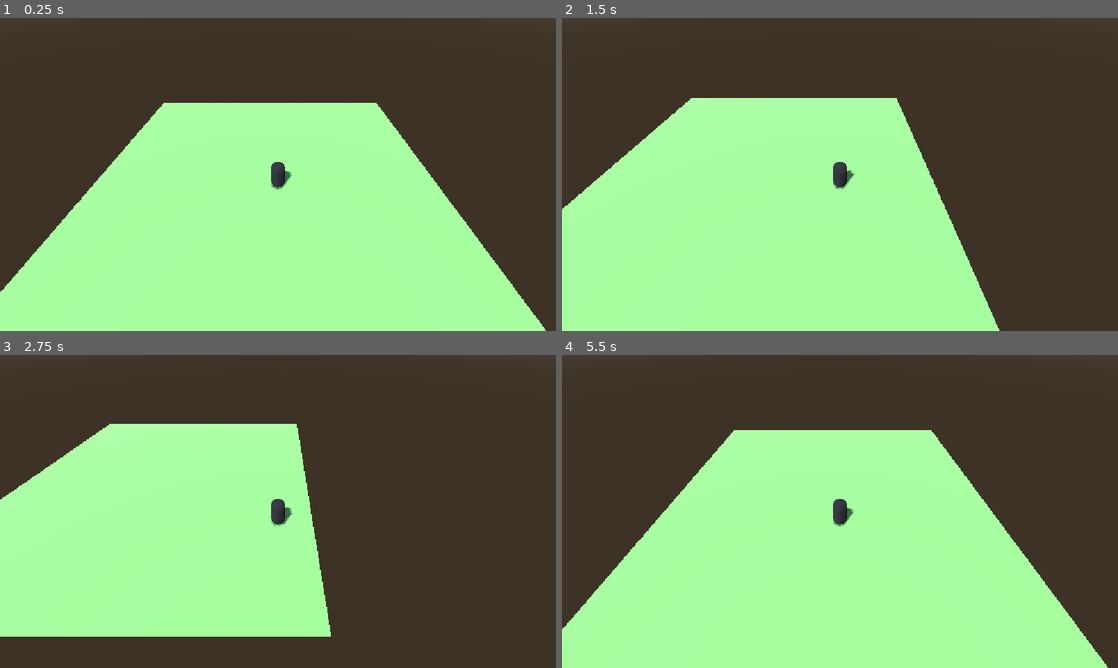
Above: before the commit, frames 1-4 (two rows, left to right).
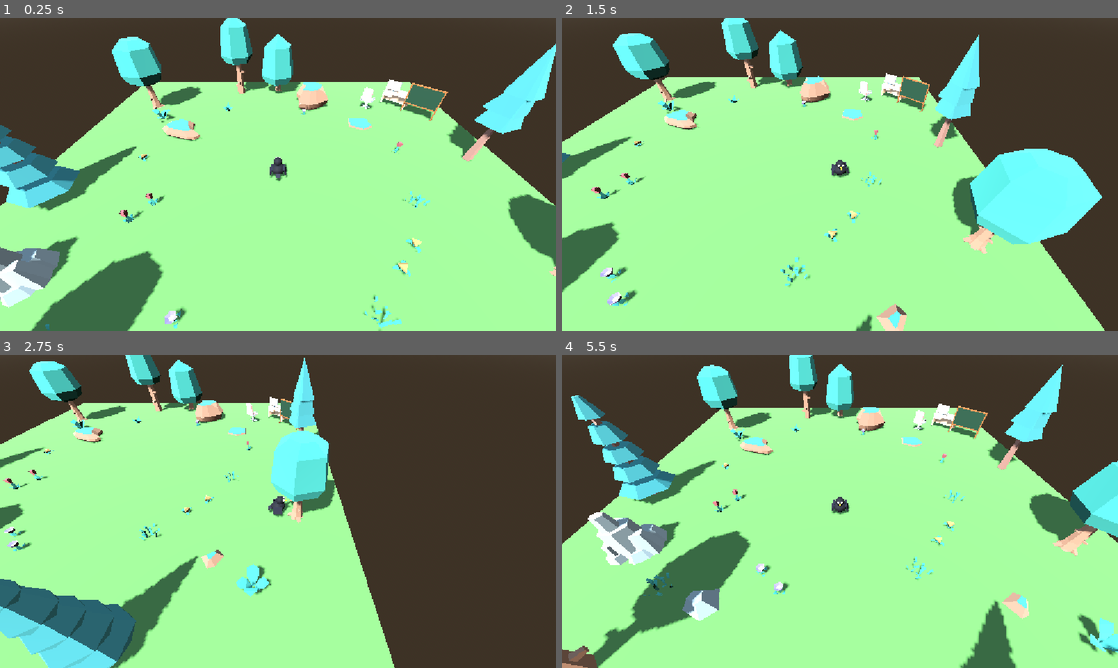
Above: after the commit, the same moments.

Repository: MatheusPatricioo/capivara-ia
Game: Godot game, scene res://scenes/world.tscn
Two runs of this game, one before a commit and one after it. Both use one fixed random seed, a clock stepped at 60 frames per second and the inputs below.
Inputs:
- Up to frame 1 (0.25 s): no input
- Up to frame 2 (1.5 s): tap Enter at 0.5 s; hold D (move_right) 0.53-1.28 s; hold S (move_backward) from 1.28 s (still down)
- Up to frame 3 (2.75 s): release S (move_backward) at 2.03 s; hold D (move_right) from 2.03 s (still down)
- Up to frame 4 (5.5 s): release D (move_right) at 2.78 s; hold W (move_forward) 2.78-3.53 s; hold A (move_left) 3.53-5.03 s; hold S (move_backward) from 5.03 s (still down)

The runs differ from the first frame. In frame 1, 30% of the frame differs, in the area x 0-100%, y 0-100%; in frame 2, 27%; in frame 3, 26%; in frame 4, 32%.

Commit message:
feat: add nature props, low-poly crow and workspace to the world

Diff:
--- /dev/null
+++ b/world/scenes/crow.tscn
@@ -0,0 +1,141 @@
+[gd_scene format=3]
+
+[ext_resource type="Script" uid="uid://dfity88r7mbwf" path="res://scripts/crow.gd" id="1_crow"]
+
+[sub_resource type="StandardMaterial3D" id="StandardMaterial3D_feathers"]
+albedo_color = Color(0.08, 0.08, 0.11, 1)
+roughness = 0.8
+
+[sub_resource type="StandardMaterial3D" id="StandardMaterial3D_wing_feathers"]
+albedo_color = Color(0.13, 0.13, 0.18, 1)
+roughness = 0.8
+
+[sub_resource type="StandardMaterial3D" id="StandardMaterial3D_beak"]
+albedo_color = Color(1, 0.62, 0.15, 1)
+
+[sub_resource type="StandardMaterial3D" id="StandardMaterial3D_eye_white"]
+albedo_color = Color(1, 1, 1, 1)
+
+[sub_resource type="StandardMaterial3D" id="StandardMaterial3D_pupil"]
+albedo_color = Color(0.02, 0.02, 0.02, 1)
+metallic_specular = 1.0
+roughness = 0.1
+
+[sub_resource type="SphereMesh" id="SphereMesh_torso"]
+material = SubResource("StandardMaterial3D_feathers")
+radius = 0.28
+height = 0.48
+radial_segments = 8
+rings = 4
+
+[sub_resource type="SphereMesh" id="SphereMesh_head"]
+material = SubResource("StandardMaterial3D_feathers")
+radius = 0.18
+height = 0.36
+radial_segments = 8
+rings = 4
+
+[sub_resource type="CylinderMesh" id="CylinderMesh_beak"]
+material = SubResource("StandardMaterial3D_beak")
+top_radius = 0.0
+bottom_radius = 0.06
+height = 0.16
+radial_segments = 4
+rings = 1
+
+[sub_resource type="SphereMesh" id="SphereMesh_eye_white"]
+material = SubResource("StandardMaterial3D_eye_white")
+radius = 0.05
+height = 0.1
+radial_segments = 8
+rings = 4
+
+[sub_resource type="SphereMesh" id="SphereMesh_pupil"]
+material = SubResource("StandardMaterial3D_pupil")
+radius = 0.025
+height = 0.05
+radial_segments = 8
+rings = 4
+
+[sub_resource type="BoxMesh" id="BoxMesh_wing"]
+material = SubResource("StandardMaterial3D_wing_feathers")
+size = Vector3(0.06, 0.28, 0.36)
+
+[sub_resource type="BoxMesh" id="BoxMesh_tail"]
+material = SubResource("StandardMaterial3D_wing_feathers")
+size = Vector3(0.18, 0.04, 0.22)
+
+[sub_resource type="CylinderMesh" id="CylinderMesh_leg"]
+material = SubResource("StandardMaterial3D_beak")
+top_radius = 0.025
+bottom_radius = 0.025
+height = 0.1
+radial_segments = 6
+rings = 1
+
+[sub_resource type="CapsuleShape3D" id="CapsuleShape3D_crow"]
+radius = 0.3
+height = 0.8
+
+[node name="Crow" type="CharacterBody3D"]
+script = ExtResource("1_crow")
+
+[node name="CrowCollision" type="CollisionShape3D" parent="."]
+position = Vector3(0, 0.4, 0)
+shape = SubResource("CapsuleShape3D_crow")
+
+[node name="Body" type="Node3D" parent="."]
+
+[node name="Torso" type="MeshInstance3D" parent="Body"]
+position = Vector3(0, 0.32, 0)
+mesh = SubResource("SphereMesh_torso")
+
+[node name="WingLeft" type="MeshInstance3D" parent="Body"]
+position = Vector3(-0.27, 0.32, 0.03)
+rotation_degrees = Vector3(0, 0, -15)
+mesh = SubResource("BoxMesh_wing")
+
+[node name="WingRight" type="MeshInstance3D" parent="Body"]
+position = Vector3(0.27, 0.32, 0.03)
+rotation_degrees = Vector3(0, 0, 15)
+mesh = SubResource("BoxMesh_wing")
+
+[node name="Tail" type="MeshInstance3D" parent="Body"]
+position = Vector3(0, 0.24, 0.3)
+rotation_degrees = Vector3(25, 0, 0)
+mesh = SubResource("BoxMesh_tail")
+
+[node name="LegLeft" type="MeshInstance3D" parent="Body"]
+position = Vector3(-0.08, 0.05, 0)
+mesh = SubResource("CylinderMesh_leg")
+
+[node name="LegRight" type="MeshInstance3D" parent="Body"]
+position = Vector3(0.08, 0.05, 0)
+mesh = SubResource("CylinderMesh_leg")
+
+[node name="Head" type="Node3D" parent="Body"]
+position = Vector3(0, 0.64, -0.08)
+
+[node name="HeadMesh" type="MeshInstance3D" parent="Body/Head"]
+mesh = SubResource("SphereMesh_head")
+
+[node name="Beak" type="MeshInstance3D" parent="Body/Head"]
+position = Vector3(0, -0.03, -0.2)
+rotation_degrees = Vector3(-90, 0, 0)
+mesh = SubResource("CylinderMesh_beak")
+
+[node name="EyeLeft" type="MeshInstance3D" parent="Body/Head"]
+position = Vector3(-0.08, 0.04, -0.14)
+mesh = SubResource("SphereMesh_eye_white")
+
+[node name="PupilLeft" type="MeshInstance3D" parent="Body/Head/EyeLeft"]
+position = Vector3(0, 0, -0.04)
+mesh = SubResource("SphereMesh_pupil")
+
+[node name="EyeRight" type="MeshInstance3D" parent="Body/Head"]
+position = Vector3(0.08, 0.04, -0.14)
+mesh = SubResource("SphereMesh_eye_white")
+
+[node name="PupilRight" type="MeshInstance3D" parent="Body/Head/EyeRight"]
+position = Vector3(0, 0, -0.04)
+mesh = SubResource("SphereMesh_pupil")
--- /dev/null
+++ b/world/scenes/props/chalkboard.tscn
@@ -0,0 +1,63 @@
+[gd_scene format=3]
+
+[sub_resource type="StandardMaterial3D" id="StandardMaterial3D_wood"]
+albedo_color = Color(0.55, 0.36, 0.2, 1)
+
+[sub_resource type="StandardMaterial3D" id="StandardMaterial3D_slate"]
+albedo_color = Color(0.12, 0.25, 0.18, 1)
+roughness = 0.9
+
+[sub_resource type="BoxMesh" id="BoxMesh_surface"]
+material = SubResource("StandardMaterial3D_slate")
+size = Vector3(1.6, 1, 0.02)
+
+[sub_resource type="BoxMesh" id="BoxMesh_frame_horizontal"]
+material = SubResource("StandardMaterial3D_wood")
+size = Vector3(1.72, 0.06, 0.06)
+
+[sub_resource type="BoxMesh" id="BoxMesh_frame_post"]
+material = SubResource("StandardMaterial3D_wood")
+size = Vector3(0.06, 1.56, 0.06)
+
+[sub_resource type="BoxMesh" id="BoxMesh_foot"]
+material = SubResource("StandardMaterial3D_wood")
+size = Vector3(0.06, 0.04, 0.4)
+
+[sub_resource type="BoxShape3D" id="BoxShape3D_chalkboard"]
+size = Vector3(1.72, 1.56, 0.4)
+
+[node name="Chalkboard" type="StaticBody3D"]
+
+[node name="Surface" type="MeshInstance3D" parent="."]
+position = Vector3(0, 1, 0)
+mesh = SubResource("BoxMesh_surface")
+
+[node name="Frame" type="Node3D" parent="."]
+
+[node name="FrameTop" type="MeshInstance3D" parent="Frame"]
+position = Vector3(0, 1.53, 0)
+mesh = SubResource("BoxMesh_frame_horizontal")
+
+[node name="FrameBottom" type="MeshInstance3D" parent="Frame"]
+position = Vector3(0, 0.47, 0)
+mesh = SubResource("BoxMesh_frame_horizontal")
+
+[node name="PostLeft" type="MeshInstance3D" parent="Frame"]
+position = Vector3(-0.83, 0.78, 0)
+mesh = SubResource("BoxMesh_frame_post")
+
+[node name="PostRight" type="MeshInstance3D" parent="Frame"]
+position = Vector3(0.83, 0.78, 0)
+mesh = SubResource("BoxMesh_frame_post")
+
+[node name="FootLeft" type="MeshInstance3D" parent="Frame"]
+position = Vector3(-0.83, 0.02, 0)
+mesh = SubResource("BoxMesh_foot")
+
+[node name="FootRight" type="MeshInstance3D" parent="Frame"]
+position = Vector3(0.83, 0.02, 0)
+mesh = SubResource("BoxMesh_foot")
+
+[node name="ChalkboardCollision" type="CollisionShape3D" parent="."]
+position = Vector3(0, 0.78, 0)
+shape = SubResource("BoxShape3D_chalkboard")
--- /dev/null
+++ b/world/scenes/props/desk.tscn
@@ -0,0 +1,23 @@
+[gd_scene format=3]
+
+[ext_resource type="PackedScene" path="res://assets/furniture/Models/GLTF format/desk.glb" id="1_desk"]
+[ext_resource type="PackedScene" path="res://assets/furniture/Models/GLTF format/computerScreen.glb" id="2_computer_screen"]
+[ext_resource type="PackedScene" path="res://assets/furniture/Models/GLTF format/chairDesk.glb" id="3_chair_desk"]
+
+[sub_resource type="BoxShape3D" id="BoxShape3D_desk"]
+size = Vector3(0.8, 0.4, 0.4)
+
+[node name="Desk" type="StaticBody3D"]
+
+[node name="DeskModel" parent="." instance=ExtResource("1_desk")]
+
+[node name="Monitor" parent="." instance=ExtResource("2_computer_screen")]
+position = Vector3(0, 0.38, -0.05)
+
+[node name="Chair" parent="." instance=ExtResource("3_chair_desk")]
+position = Vector3(0, 0, 0.45)
+rotation_degrees = Vector3(0, 180, 0)
+
+[node name="DeskCollision" type="CollisionShape3D" parent="."]
+position = Vector3(0, 0.2, 0)
+shape = SubResource("BoxShape3D_desk")
--- /dev/null
+++ b/world/scenes/props/rock.tscn
@@ -0,0 +1,9 @@
+[gd_scene format=3]
+
+[ext_resource type="Script" path="res://scripts/props/prop_model.gd" id="1_prop_model"]
+[ext_resource type="PackedScene" path="res://assets/nature/Models/GLTF format/rock_largeA.glb" id="2_rock_large_a"]
+
+[node name="Rock" type="StaticBody3D"]
+script = ExtResource("1_prop_model")
+model = ExtResource("2_rock_large_a")
+collision_from_model = true
--- /dev/null
+++ b/world/scenes/props/tree.tscn
@@ -0,0 +1,16 @@
+[gd_scene format=3]
+
+[ext_resource type="Script" path="res://scripts/props/prop_model.gd" id="1_prop_model"]
+[ext_resource type="PackedScene" path="res://assets/nature/Models/GLTF format/tree_default.glb" id="2_tree_default"]
+
+[sub_resource type="CylinderShape3D" id="CylinderShape3D_trunk"]
+radius = 0.1
+height = 0.6
+
+[node name="Tree" type="StaticBody3D"]
+script = ExtResource("1_prop_model")
+model = ExtResource("2_tree_default")
+
+[node name="TrunkCollision" type="CollisionShape3D" parent="."]
+position = Vector3(0, 0.3, 0)
+shape = SubResource("CylinderShape3D_trunk")
--- a/world/scenes/world.tscn
+++ b/world/scenes/world.tscn
@@ -1,6 +1,26 @@
 [gd_scene format=3 uid="uid://bo455egcy3hnf"]
 
-[ext_resource type="Script" uid="uid://dfity88r7mbwf" path="res://scripts/crow.gd" id="1_crow"]
+[ext_resource type="PackedScene" path="res://scenes/crow.tscn" id="1_crow"]
+[ext_resource type="PackedScene" path="res://scenes/props/tree.tscn" id="2_tree"]
+[ext_resource type="PackedScene" path="res://scenes/props/rock.tscn" id="3_rock"]
+[ext_resource type="PackedScene" path="res://scenes/props/desk.tscn" id="4_desk"]
+[ext_resource type="PackedScene" path="res://scenes/props/chalkboard.tscn" id="5_chalkboard"]
+[ext_resource type="PackedScene" uid="uid://t61g1autgtyo" path="res://assets/nature/Models/GLTF format/tree_oak.glb" id="10_tree_oak"]
+[ext_resource type="PackedScene" uid="uid://80bofm65m2fc" path="res://assets/nature/Models/GLTF format/tree_pineRoundA.glb" id="11_tree_pine_round_a"]
+[ext_resource type="PackedScene" uid="uid://b42t4ph5t36qi" path="res://assets/nature/Models/GLTF format/tree_pineRoundC.glb" id="12_tree_pine_round_c"]
+[ext_resource type="PackedScene" uid="uid://bqfg8rxcper2q" path="res://assets/nature/Models/GLTF format/tree_pineTallA.glb" id="13_tree_pine_tall_a"]
+[ext_resource type="PackedScene" uid="uid://dckf436iokcxg" path="res://assets/nature/Models/GLTF format/tree_fat.glb" id="14_tree_fat"]
+[ext_resource type="PackedScene" uid="uid://b3ncx0chod3xa" path="res://assets/nature/Models/GLTF format/rock_largeD.glb" id="21_rock_large_d"]
+[ext_resource type="PackedScene" uid="uid://baatf4xku61qo" path="res://assets/nature/Models/GLTF format/rock_smallC.glb" id="22_rock_small_c"]
+[ext_resource type="PackedScene" uid="uid://btdocrdyf1wgt" path="res://assets/nature/Models/GLTF format/rock_smallFlatA.glb" id="23_rock_small_flat_a"]
+[ext_resource type="PackedScene" uid="uid://ufwc2jmlpgsi" path="res://assets/nature/Models/GLTF format/stone_tallB.glb" id="24_stone_tall_b"]
+[ext_resource type="PackedScene" uid="uid://5p1wlp26ysoy" path="res://assets/nature/Models/GLTF format/stone_smallA.glb" id="25_stone_small_a"]
+[ext_resource type="PackedScene" uid="uid://n8ry41m2ttpv" path="res://assets/nature/Models/GLTF format/flower_redA.glb" id="30_flower_red_a"]
+[ext_resource type="PackedScene" uid="uid://l2a7obtv5a4p" path="res://assets/nature/Models/GLTF format/flower_yellowB.glb" id="31_flower_yellow_b"]
+[ext_resource type="PackedScene" uid="uid://c0f3o1ulotjcu" path="res://assets/nature/Models/GLTF format/flower_purpleC.glb" id="32_flower_purple_c"]
+[ext_resource type="PackedScene" uid="uid://cr2kvv5a0dwce" path="res://assets/nature/Models/GLTF format/plant_bush.glb" id="33_plant_bush"]
+[ext_resource type="PackedScene" uid="uid://dx7psuvg1bj8g" path="res://assets/nature/Models/GLTF format/plant_bushSmall.glb" id="34_plant_bush_small"]
+[ext_resource type="PackedScene" uid="uid://cwo6nfxvoiyun" path="res://assets/nature/Models/GLTF format/grass.glb" id="35_grass"]
 
 [sub_resource type="ProceduralSkyMaterial" id="ProceduralSkyMaterial_sky"]
 
@@ -22,18 +42,6 @@
 [sub_resource type="BoxShape3D" id="BoxShape3D_floor"]
 size = Vector3(20, 0.2, 20)
 
-[sub_resource type="StandardMaterial3D" id="StandardMaterial3D_feathers"]
-albedo_color = Color(0.08, 0.08, 0.1, 1)
-
-[sub_resource type="CapsuleMesh" id="CapsuleMesh_crow"]
-material = SubResource("StandardMaterial3D_feathers")
-radius = 0.4
-height = 1.6
-
-[sub_resource type="CapsuleShape3D" id="CapsuleShape3D_crow"]
-radius = 0.4
-height = 1.6
-
 [node name="World" type="Node3D" unique_id=1778038994]
 
 [node name="Environment" type="WorldEnvironment" parent="." unique_id=177501481]
@@ -44,7 +52,7 @@
 shadow_enabled = true
 
 [node name="Floor" type="MeshInstance3D" parent="." unique_id=6226552]
-transform = Transform3D(1, 0, 0, 0, 1, 0, 0, 0, 1, -0.7338953, 0.5976453, -0.3410902)
+transform = Transform3D(1, 0, 0, 0, 1, 0, 0, 0, 1, 0.0021317005, -0.04581511, -0.02206707)
 mesh = SubResource("PlaneMesh_floor")
 
 [node name="FloorBody" type="StaticBody3D" parent="Floor" unique_id=1769420020]
@@ -53,15 +61,123 @@
 transform = Transform3D(1, 0, 0, 0, 1, 0, 0, 0, 1, 0, -0.1, 0)
 shape = SubResource("BoxShape3D_floor")
 
-[node name="Crow" type="CharacterBody3D" parent="." unique_id=1361105452]
-transform = Transform3D(1, 0, 0, 0, 1, 0, 0, 0, 1, 0, 0.8, 0)
-script = ExtResource("1_crow")
-
-[node name="CrowMesh" type="MeshInstance3D" parent="Crow" unique_id=842881850]
-mesh = SubResource("CapsuleMesh_crow")
-
-[node name="CrowCollision" type="CollisionShape3D" parent="Crow" unique_id=213533260]
-shape = SubResource("CapsuleShape3D_crow")
+[node name="Crow" parent="." unique_id=951207900 instance=ExtResource("1_crow")]
+transform = Transform3D(1, 0, 0, 0, 1, 0, 0, 0, 1, 0, 0.05, 0)
 
 [node name="Camera3D" type="Camera3D" parent="Crow" unique_id=1340388870]
-transform = Transform3D(1, 0, 0, 0, 0.70710677, 0.70710677, 0, -0.70710677, 0.70710677, 0, 8, 8)
+transform = Transform3D(1, 0, 0, 0, 0.70710677, 0.70710677, 0, -0.70710677, 0.70710677, 0, 6, 6)
+
+[node name="Nature" type="Node3D" parent="." unique_id=1789617569]
+
+[node name="Trees" type="Node3D" parent="Nature" unique_id=1931640743]
+
+[node name="OakNorthWest" parent="Nature/Trees" unique_id=311312859 instance=ExtResource("2_tree")]
+transform = Transform3D(2.819078, 0, 1.0260603, 0, 3, 0, -1.0260603, 0, 2.819078, -7.5, 0, -6)
+model = ExtResource("10_tree_oak")
+
+[node name="PineWest" parent="Nature/Trees" unique_id=1610569172 instance=ExtResource("2_tree")]
+transform = Transform3D(0.7764572, 0, 2.8977776, 0, 3, 0, -2.8977776, 0, 0.7764572, -8.5, 0, 1)
+model = ExtResource("11_tree_pine_round_a")
+
+[node name="DefaultSouthWest" parent="Nature/Trees" unique_id=1615211860 instance=ExtResource("2_tree")]
+transform = Transform3D(-2.4513423, 0, 2.0569205, 0, 3.2, 0, -2.0569205, 0, -2.4513423, -6, 0, 7.5)
+
+[node name="FatNorth" parent="Nature/Trees" unique_id=1886150634 instance=ExtResource("2_tree")]
+transform = Transform3D(-2.819078, 0, -1.0260605, 0, 3, 0, 1.0260605, 0, -2.819078, 0, 0, -8.5)
+model = ExtResource("14_tree_fat")
+
+[node name="DefaultNorth" parent="Nature/Trees" unique_id=2029804630 instance=ExtResource("2_tree")]
+transform = Transform3D(-0.45148513, 0, -2.5605001, 0, 2.6, 0, 2.5605001, 0, -0.45148513, -2.5, 0, -8)
+
+[node name="PineSouth" parent="Nature/Trees" unique_id=999237540 instance=ExtResource("2_tree")]
+transform = Transform3D(1.4999998, 0, -2.5980763, 0, 3, 0, 2.5980763, 0, 1.4999998, 3, 0, 8.5)
+model = ExtResource("12_tree_pine_round_c")
+
+[node name="OakEast" parent="Nature/Trees" unique_id=1065011441 instance=ExtResource("2_tree")]
+transform = Transform3D(1.9798989, 0, 1.9798989, 0, 2.8, 0, -1.9798989, 0, 1.9798989, 8, 0, 4)
+model = ExtResource("10_tree_oak")
+
+[node name="TallPineEast" parent="Nature/Trees" unique_id=1442803576 instance=ExtResource("2_tree")]
+transform = Transform3D(-1.0260603, 0, 2.819078, 0, 3, 0, -2.819078, 0, -1.0260603, 8.5, 0, -1)
+model = ExtResource("13_tree_pine_tall_a")
+
+[node name="Rocks" type="Node3D" parent="Nature" unique_id=1974376028]
+
+[node name="LargeRockWest" parent="Nature/Rocks" unique_id=1613075372 instance=ExtResource("3_rock")]
+transform = Transform3D(1.7320508, 0, 1, 0, 2, 0, -1, 0, 1.7320508, -5, 0, -3)
+
+[node name="SmallRockSouthEast" parent="Nature/Rocks" unique_id=907821066 instance=ExtResource("3_rock")]
+transform = Transform3D(0.43412057, 0, 2.4620194, 0, 2.5, 0, -2.4620194, 0, 0.43412057, 5, 0, 6)
+model = ExtResource("22_rock_small_c")
+
+[node name="TallStoneWest" parent="Nature/Rocks" unique_id=514630341 instance=ExtResource("3_rock")]
+transform = Transform3D(2, 0, 0, 0, 2, 0, 0, 0, 2, -7, 0, 4)
+model = ExtResource("24_stone_tall_b")
+
+[node name="FlatRockNorthEast" parent="Nature/Rocks" unique_id=1561746624 instance=ExtResource("3_rock")]
+transform = Transform3D(-2.598076, 0, 1.5000002, 0, 3, 0, -1.5000002, 0, -2.598076, 4.5, 0, -4)
+model = ExtResource("23_rock_small_flat_a")
+
+[node name="LargeRockNorth" parent="Nature/Rocks" unique_id=1644550563 instance=ExtResource("3_rock")]
+transform = Transform3D(-1.7320508, 0, -0.99999994, 0, 2, 0, 0.99999994, 0, -1.7320508, 2, 0, -6.5)
+model = ExtResource("21_rock_large_d")
+
+[node name="SmallStoneSouthWest" parent="Nature/Rocks" unique_id=1329134210 instance=ExtResource("3_rock")]
+transform = Transform3D(1.0260603, 0, -2.819078, 0, 3, 0, 2.819078, 0, 1.0260603, -4, 0, 6)
+model = ExtResource("25_stone_small_a")
+
+[node name="Flowers" type="Node3D" parent="Nature" unique_id=871569277]
+
+[node name="RedFlowerWestA" parent="Nature/Flowers" unique_id=46581214 instance=ExtResource("30_flower_red_a")]
+transform = Transform3D(2, 0, 0, 0, 2, 0, 0, 0, 2, -4.5, 0, 1.5)
+
+[node name="RedFlowerWestB" parent="Nature/Flowers" unique_id=1848976285 instance=ExtResource("30_flower_red_a")]
+transform = Transform3D(0, 0, -2, 0, 2, 0, 2, 0, 0, -5, 0, 2.2)
+
+[node name="RedFlowerEast" parent="Nature/Flowers" unique_id=1663847914 instance=ExtResource("30_flower_red_a")]
+transform = Transform3D(2, 0, 0, 0, 2, 0, 0, 0, 2, 5.5, 0, -1.5)
+
+[node name="YellowFlowerSouthEastA" parent="Nature/Flowers" unique_id=1852272041 instance=ExtResource("31_flower_yellow_b")]
+transform = Transform3D(2, 0, 0, 0, 2, 0, 0, 0, 2, 3.5, 0, 3.8)
+
+[node name="YellowFlowerSouthEastB" parent="Nature/Flowers" unique_id=882968363 instance=ExtResource("31_flower_yellow_b")]
+transform = Transform3D(0, 0, 2, 0, 2, 0, -2, 0, 0, 4.2, 0, 3.1)
+
+[node name="YellowFlowerWest" parent="Nature/Flowers" unique_id=884729354 instance=ExtResource("31_flower_yellow_b")]
+transform = Transform3D(2, 0, 0, 0, 2, 0, 0, 0, 2, -6, 0, -1)
+
+[node name="PurpleFlowerSouthA" parent="Nature/Flowers" unique_id=807929873 instance=ExtResource("32_flower_purple_c")]
+transform = Transform3D(2, 0, 0, 0, 2, 0, 0, 0, 2, -2.5, 0, 5)
+
+[node name="PurpleFlowerSouthB" parent="Nature/Flowers" unique_id=783353074 instance=ExtResource("32_flower_purple_c")]
+transform = Transform3D(0, 0, -2, 0, 2, 0, 2, 0, 0, -1.8, 0, 5.6)
+
+[node name="PurpleFlowerNorth" parent="Nature/Flowers" unique_id=622951829 instance=ExtResource("32_flower_purple_c")]
+transform = Transform3D(2, 0, 0, 0, 2, 0, 0, 0, 2, 1.5, 0, -5)
+
+[node name="BushNorthWest" parent="Nature/Flowers" unique_id=2067411809 instance=ExtResource("33_plant_bush")]
+transform = Transform3D(2.5, 0, 0, 0, 2.5, 0, 0, 0, 2.5, -6.5, 0, -4.5)
+
+[node name="BushSouthEast" parent="Nature/Flowers" unique_id=1865379186 instance=ExtResource("33_plant_bush")]
+transform = Transform3D(0, 0, 2.5, 0, 2.5, 0, -2.5, 0, 0, 6.5, 0, 7)
+
+[node name="SmallBushNorth" parent="Nature/Flowers" unique_id=223096519 instance=ExtResource("34_plant_bush_small")]
+transform = Transform3D(2, 0, 0, 0, 2, 0, 0, 0, 2, -3, 0, -5.5)
+
+[node name="GrassSouth" parent="Nature/Flowers" unique_id=1335313841 instance=ExtResource("35_grass")]
+transform = Transform3D(2, 0, 0, 0, 2, 0, 0, 0, 2, 2.5, 0, 5)
+
+[node name="GrassSouthWest" parent="Nature/Flowers" unique_id=996206963 instance=ExtResource("35_grass")]
+transform = Transform3D(0, 0, -2, 0, 2, 0, 2, 0, 0, -5.5, 0, 5.5)
+
+[node name="GrassEast" parent="Nature/Flowers" unique_id=1708394374 instance=ExtResource("35_grass")]
+transform = Transform3D(2, 0, 0, 0, 2, 0, 0, 0, 2, 5, 0, 1.5)
+
+[node name="Workspace" type="Node3D" parent="." unique_id=1589149773]
+transform = Transform3D(0.70710677, 0, -0.70710677, 0, 1, 0, 0.70710677, 0, 0.70710677, 6.5, 0, -6.5)
+
+[node name="Desk" parent="Workspace" unique_id=1418082160 instance=ExtResource("4_desk")]
+transform = Transform3D(2, 0, 0, 0, 2, 0, 0, 0, 2, 0, 0, 0)
+
+[node name="Chalkboard" parent="Workspace" unique_id=2146862181 instance=ExtResource("5_chalkboard")]
+transform = Transform3D(1, 0, 0, 0, 1, 0, 0, 0, 1, 2.2, 0, 0)
--- a/world/scripts/crow.gd
+++ b/world/scripts/crow.gd
@@ -3,11 +3,16 @@
 
 ## Walking speed in meters per second.
 @export var move_speed: float = 5.0
+## How fast the body turns towards the walking direction. Higher is snappier.
+@export var turn_speed: float = 10.0
+
+@onready var _body: Node3D = $Body
 
 
 func _physics_process(delta: float) -> void:
 	_apply_gravity(delta)
 	_apply_walk_input()
+	_turn_body_towards_movement(delta)
 	move_and_slide()
 
 
@@ -22,3 +27,12 @@
 	)
 	velocity.x = input_direction.x * move_speed
 	velocity.z = input_direction.y * move_speed
+
+
+func _turn_body_towards_movement(delta: float) -> void:
+	var horizontal_velocity: Vector2 = Vector2(velocity.x, velocity.z)
+	if horizontal_velocity.is_zero_approx():
+		return
+	var target_angle: float = atan2(-velocity.x, -velocity.z)
+	var turn_weight: float = minf(turn_speed * delta, 1.0)
+	_body.rotation.y = lerp_angle(_body.rotation.y, target_angle, turn_weight)
--- /dev/null
+++ b/world/scripts/props/prop_model.gd
@@ -0,0 +1,59 @@
+@tool
+class_name PropModel
+extends StaticBody3D
+
+## 3D model (.glb) shown by this prop. Lets one scene serve many variants.
+@export var model: PackedScene:
+	set(value):
+		model = value
+		_refresh_model()
+
+## Builds a convex collision wrapping the model meshes. Good for solid props like rocks;
+## leave it off for trees, where the canopy would become an invisible wall.
+@export var collision_from_model: bool = false:
+	set(value):
+		collision_from_model = value
+		_refresh_model()
+
+var _model_instance: Node3D = null
+var _generated_collisions: Array[CollisionShape3D] = []
+
+
+func _ready() -> void:
+	_refresh_model()
+
+
+func _refresh_model() -> void:
+	if not is_node_ready():
+		return
+	_clear_model()
+	if model == null:
+		return
+	_model_instance = model.instantiate() as Node3D
+	if _model_instance == null:
+		return
+	add_child(_model_instance)
+	if collision_from_model:
+		_build_collision_from_model()
+
+
+func _clear_model() -> void:
+	if _model_instance != null:
+		_model_instance.queue_free()
+		_model_instance = null
+	for generated_collision: CollisionShape3D in _generated_collisions:
+		generated_collision.queue_free()
+	_generated_collisions.clear()
+
+
+func _build_collision_from_model() -> void:
+	var mesh_nodes: Array[Node] = _model_instance.find_children("*", "MeshInstance3D", true, false)
+	for mesh_node: Node in mesh_nodes:
+		var mesh_instance: MeshInstance3D = mesh_node as MeshInstance3D
+		if mesh_instance == null or mesh_instance.mesh == null:
+			continue
+		var collision: CollisionShape3D = CollisionShape3D.new()
+		collision.shape = mesh_instance.mesh.create_convex_shape()
+		add_child(collision)
+		collision.global_transform = mesh_instance.global_transform
+		_generated_collisions.append(collision)
Not shown, added: world/scripts/props/prop_model.gd.uid
